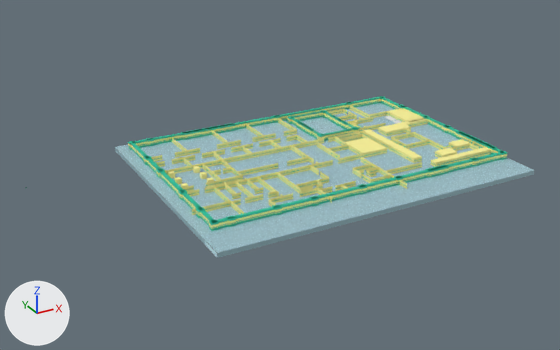
The Blender file Assets/Levels/level2.blend: old version first, new version second.
Before and after are seen from a 50 mm camera at (-197.0, -570.0, 260.0) aimed at (95.0, -39.0, -5.0). Lighting does not change. The marker at lower left points along +X, +Y and +Z.
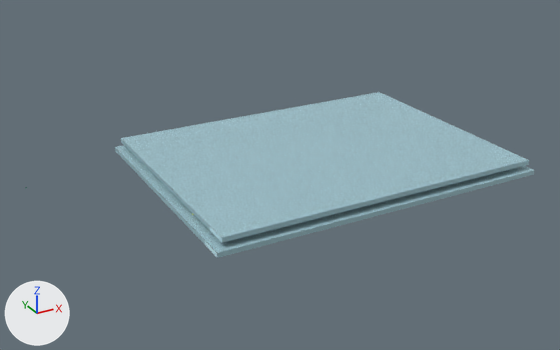
Boxes (x1, y1, x2, y2) around the edits, measured in the pictures (560 x 350 px):
'Ceiling', shown (cyan)
    after: (121, 92, 529, 243)
'Floor', unchanged, covered by the edit
    before: (115, 103, 535, 258)
    after: (115, 145, 535, 258)
'OUTER WALL', unchanged, covered by the edit
    before: (128, 96, 507, 231)

What changed in the scene script:
```text
Change ob_ceiling:
    remove ob_ceiling.hide_set(True)
    ob_ceiling.location: (116.0, -51.9, 6.5) -> (136.1, -32.3, 6.5)
    ob_ceiling.scale: (0.893, 0.765, 1.0) -> (0.65, 0.557, 1.0)
```
